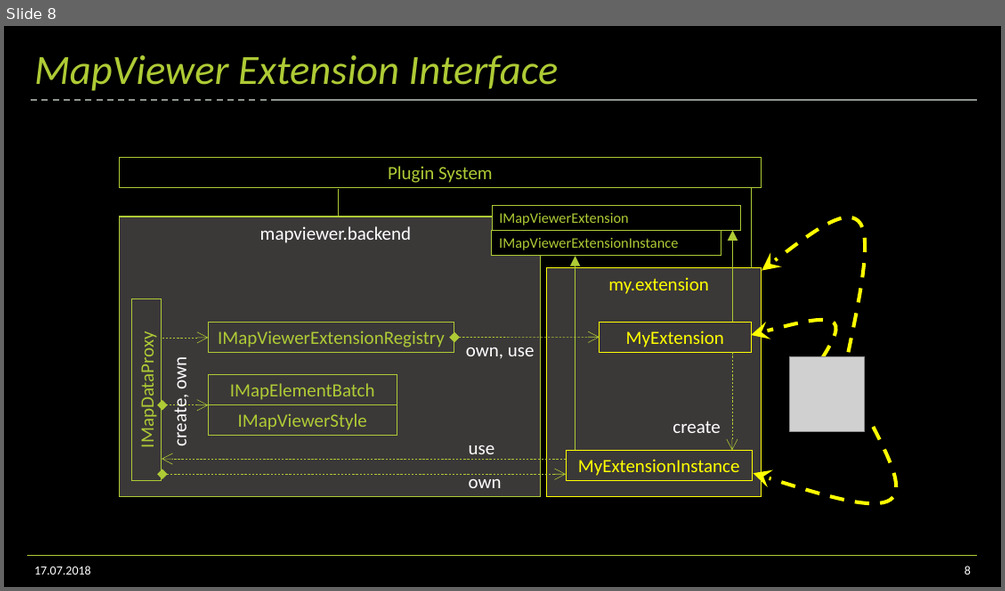
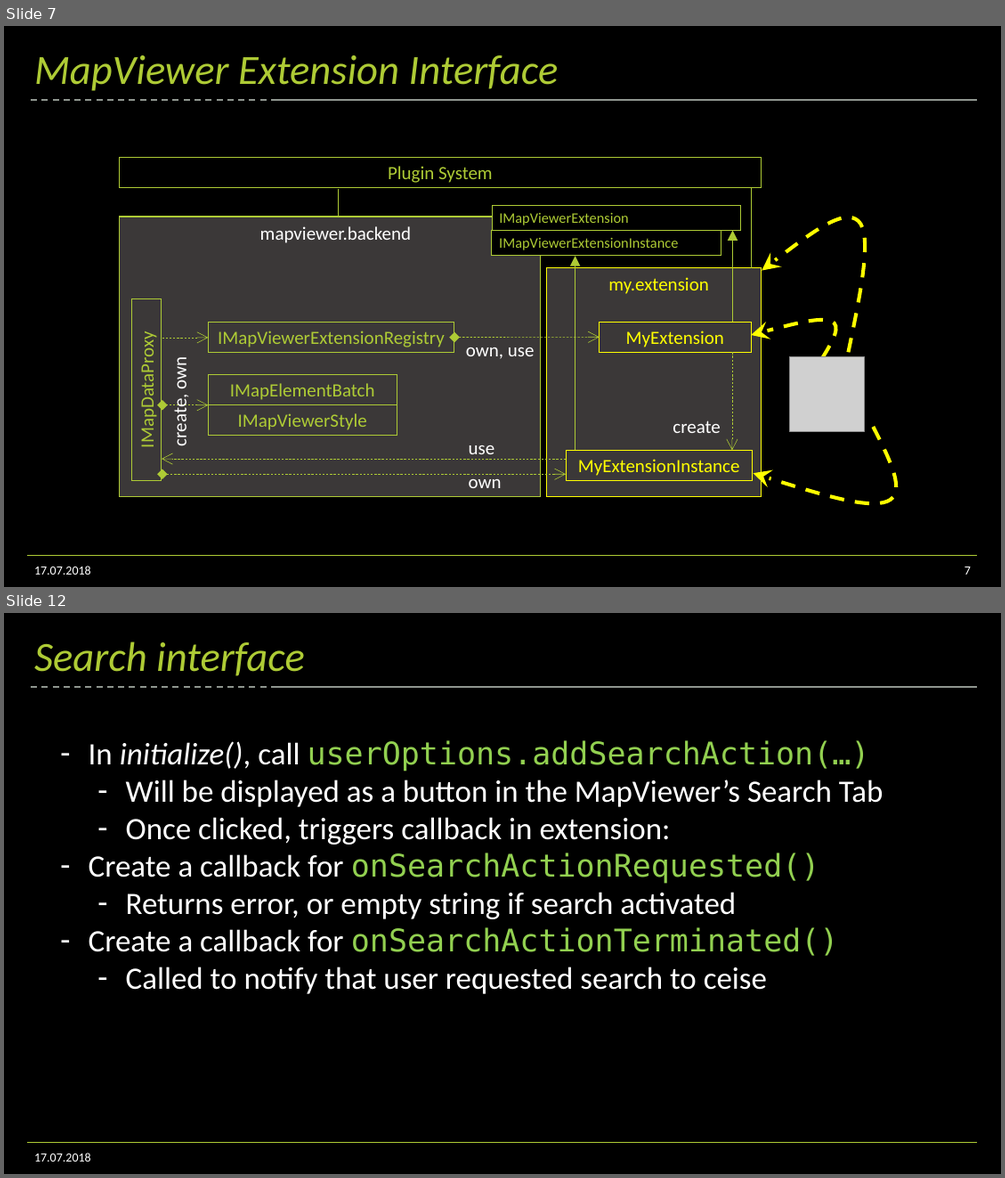
Before and after one commit to Klebert-Engineering/td-2019-mapviewer-ext, a slide deck: workshop.pptx. Shown one above the other, each under a label of ours: slide 8 before the commit, slides 7 and 12 after it; the slides between them are not shown. The pictures are 1005x591 and 1005x1178 pixels, drawn with LibreOffice and Linux fonts; fonts in the diff are those of the drawing; grey boxes stand for pictures; background and template pictures are left out. Boxes give left, top, right and bottom in pixels: in the first picture for what was removed or moved away, otherwise in the second. Text is boxed around its words. In the diff, an @@ line names an element or a change of style, - is before the commit and + after.

```diff
--- a/workshop.pptx
+++ b/workshop.pptx
@@ slide 12 added at (4,613,1001,1174), background #000000; not listed: 3 template elements that a slide beside it also shows @@
@@ title added at (34,641,305,676), 40 pt, text #AECB35, italic @@
+Search interface
@@ text added at (89,740,882,994), 30 pt, text #FFFFFF @@
+– In initialize(), call userOptions.addSearchAction(…)
+  – Will be displayed as a button in the MapViewer’s Search Tab
+  – Once clicked, triggers callback in extension:
+– Create a callback for onSearchActionRequested()
+  – Returns error, or empty string if search activated
+– Create a callback for onSearchActionTerminated()
+  – Called to notify that user requested search to ceise
@@ text added at (34,1152,91,1161), 12 pt, text #FFFFFF @@
+17.07.2018
@@ what was slide 8 is now slide 7 @@
@@ page number at (964,566,971,574): text changed @@
-8
+7
```
Also in this commit, not shown: 1 slide changed, 4 other slides added, 21 slides removed, 2 other files.
